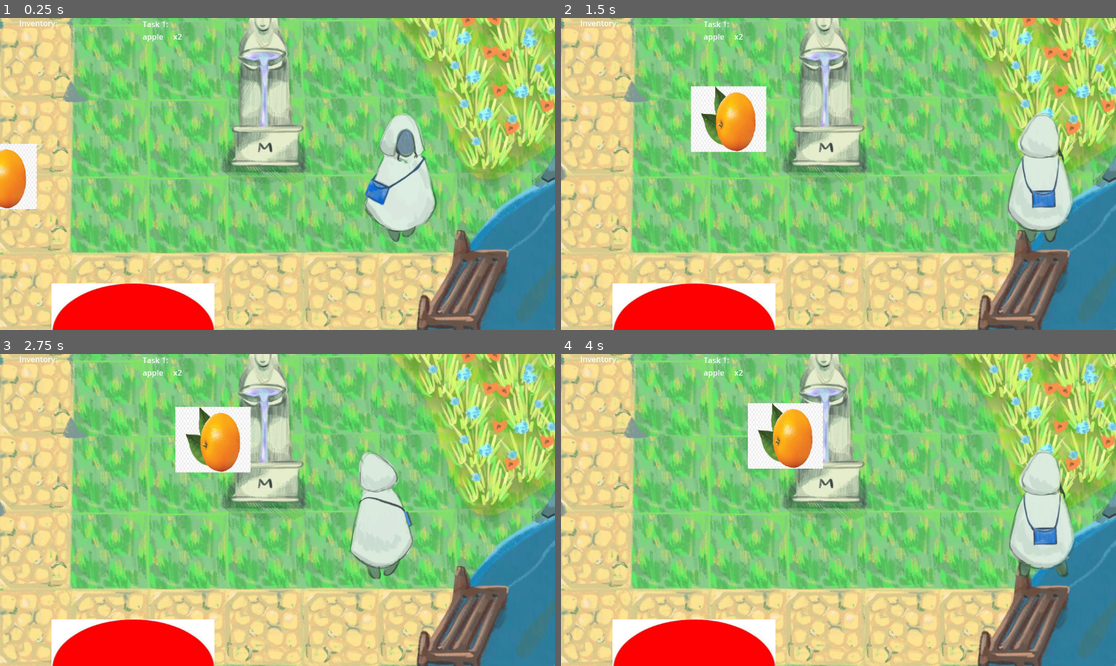
Above: before the commit, frames 1-4 (two rows, left to right).
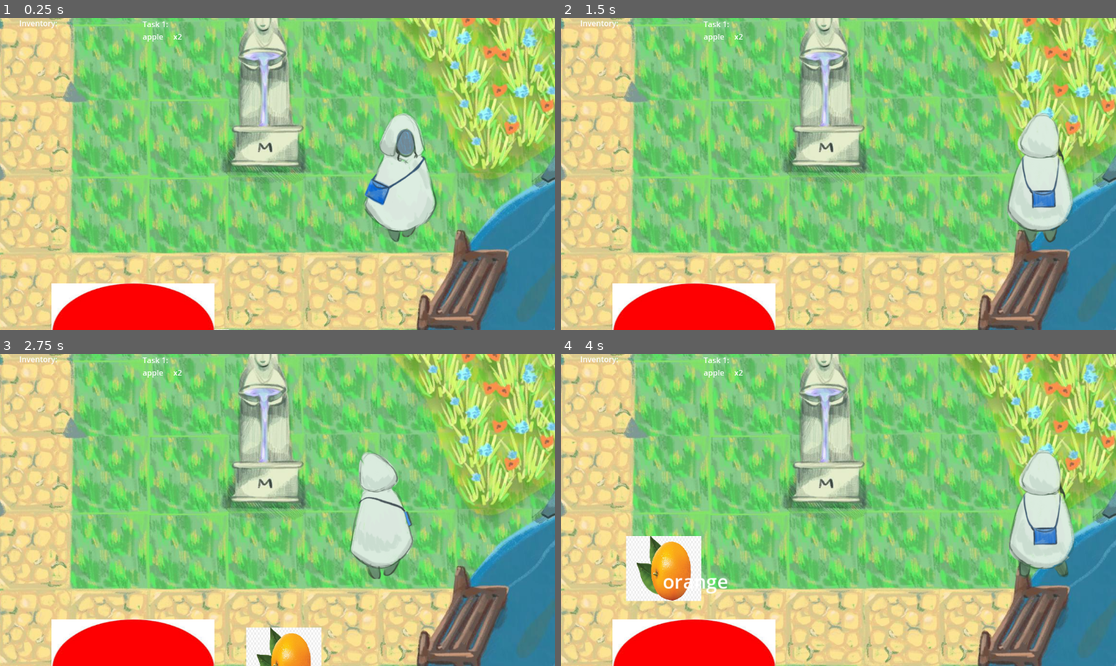
Above: after the commit, the same moments.

Repository: SakthivelanPandy/CamJam2025
Game: Godot game, scene res://scenes/game.tscn
Same seed, same stepped clock (60 frames per second), same inputs: the game is played once before the commit and once after it.
Inputs:
- Up to frame 1 (0.25 s): no input
- Up to frame 2 (1.5 s): tap Enter (ui_accept) at 0.5, 0.77 s; hold Right (ui_right) from 0.53 s (still down)
- Up to frame 3 (2.75 s): tap Enter (ui_accept) at 1.52 s; release Right (ui_right) at 2.03 s; hold Left (ui_left) from 2.03 s (still down)
- Up to frame 4 (4 s): release Left (ui_left) at 2.78 s; hold Right (ui_right) from 2.78 s (still down); tap Enter (ui_accept) at 3.02, 3.77 s

The runs differ from the first frame. In frame 1, 1.4% of the frame differs, in the area x 0-42%, y 40-100%; in frame 2, 2.9%; in frame 3, 4.6%; in frame 4, 5.8%, in the area x 11-48%, y 15-80%.

Commit message:
next cutscene

Diff:
--- /dev/null
+++ b/scenes/Enemy.tscn
@@ -0,0 +1,22 @@
+[gd_scene load_steps=4 format=3 uid="uid://ddr8pjaspmf28"]
+
+[ext_resource type="Script" path="res://scripts/enemy.gd" id="1_boko3"]
+[ext_resource type="Texture2D" uid="uid://ideanitudqov" path="res://assets/enemy.jpeg" id="2_xwpiu"]
+
+[sub_resource type="CircleShape2D" id="CircleShape2D_olehu"]
+radius = 93.62
+
+[node name="Enemy" type="Area2D"]
+script = ExtResource("1_boko3")
+
+[node name="CollisionShape2D" type="CollisionShape2D" parent="."]
+shape = SubResource("CircleShape2D_olehu")
+
+[node name="Sprite2D" type="Sprite2D" parent="."]
+position = Vector2(5, -5)
+texture = ExtResource("2_xwpiu")
+
+[node name="Timer" type="Timer" parent="."]
+
+[connection signal="body_entered" from="." to="." method="_on_body_entered"]
+[connection signal="timeout" from="Timer" to="." method="_on_timer_timeout"]
--- a/scenes/Ingredients.gd
+++ b/scenes/Ingredients.gd
@@ -6,7 +6,14 @@
 # name of the ingredient
 @export var ingredient_name: String = "Unknown Ingredient"
 @export var ingredient_id: String = "ingredient1"
+@export var refresh_time: float = 30.0
+
 var already_collected = false
+var initial_position : Vector2
+var initial_scale : Vector2
+
+@onready var timer = $Timer
+@onready var sprite = $Sprite2D
 
 var target_position: Vector2
 @onready var tween_animation = $Tween
@@ -19,6 +26,9 @@
 
 
 func _on_body_encounter(body):
+	initial_position = sprite.position
+	initial_scale = sprite.scale
+	timer.wait_time = refresh_time
 	if body.is_in_group("player") and not already_collected:
 		already_collected = true
 		collected.emit(ingredient_name)  # Notify game manager
@@ -27,11 +37,18 @@
 		if audioPlayer and audioPlayer.stream:
 			audioPlayer.play()
 
-		target_position = body.position
+		var target_position = Vector2(-10000,-10000)
 		tween_animation.animate_ingredient(self,target_position,1)
+		await get_tree().create_timer(1).timeout
+		timer.start()
 
-		Global.collected_ingredients.append(ingredient_id)
+		#Global.collected_ingredients.append(ingredient_id)
 
+
+func _on_timer_timeout():
+	sprite.position = initial_position
+	sprite.scale = initial_scale
+	already_collected = false
 
 # Called every frame. 'delta' is the elapsed time since the previous frame.
 func _process(delta: float) -> void:
--- a/scenes/Ingredients.tscn
+++ b/scenes/Ingredients.tscn
@@ -1,10 +1,14 @@
-[gd_scene load_steps=5 format=3 uid="uid://c5wf2v7uasar5"]
+[gd_scene load_steps=7 format=3 uid="uid://c5wf2v7uasar5"]
 
 [ext_resource type="Script" path="res://scenes/Ingredients.gd" id="1_m4xaw"]
 [ext_resource type="Script" path="res://scripts/ingredients_tween.gd" id="2_xern3"]
 [ext_resource type="AudioStream" uid="uid://d2ypj782v3r41" path="res://assets/Music/collected.mp3" id="3_hqtlu"]
+[ext_resource type="Script" path="res://scripts/label.gd" id="4_i7chs"]
 
 [sub_resource type="CircleShape2D" id="CircleShape2D_k20o2"]
+
+[sub_resource type="LabelSettings" id="LabelSettings_ivxir"]
+font_size = 40
 
 [node name="Ingredients" type="Area2D"]
 script = ExtResource("1_m4xaw")
@@ -20,3 +24,15 @@
 [node name="Music" type="AudioStreamPlayer2D" parent="."]
 stream = ExtResource("3_hqtlu")
 bus = &"SFX"
+
+[node name="Timer" type="Timer" parent="."]
+one_shot = true
+
+[node name="Label" type="Label" parent="."]
+offset_right = 40.0
+offset_bottom = 23.0
+label_settings = SubResource("LabelSettings_ivxir")
+script = ExtResource("4_i7chs")
+
+[connection signal="timeout" from="Timer" to="." method="_on_timer_timeout"]
+[connection signal="timeout" from="Timer" to="Label" method="_on_timer_timeout"]
--- /dev/null
+++ b/scenes/cs_2.tscn
@@ -0,0 +1,21 @@
+[gd_scene load_steps=3 format=3 uid="uid://c53bdlrcbg7pe"]
+
+[ext_resource type="VideoStream" path="res://assets/birdsong.ogv" id="1_aga8r"]
+[ext_resource type="Script" path="res://scripts/video_stream_player.gd" id="2_3qcih"]
+
+[node name="CS2" type="Node2D"]
+
+[node name="VideoStreamPlayer" type="VideoStreamPlayer" parent="."]
+offset_left = -992.0
+offset_top = -504.0
+offset_right = 928.0
+offset_bottom = 584.0
+stream = ExtResource("1_aga8r")
+autoplay = true
+script = ExtResource("2_3qcih")
+
+[node name="Camera2D" type="Camera2D" parent="VideoStreamPlayer"]
+position = Vector2(992, 528)
+zoom = Vector2(0.8, 0.6)
+
+[connection signal="finished" from="VideoStreamPlayer" to="VideoStreamPlayer" method="_on_finished"]
--- /dev/null
+++ b/scenes/cs_3.tscn
@@ -0,0 +1,21 @@
+[gd_scene load_steps=3 format=3 uid="uid://cy370j1dx077d"]
+
+[ext_resource type="VideoStream" path="res://assets/basil.ogv" id="1_tkt0j"]
+[ext_resource type="Script" path="res://scripts/video_stream_player.gd" id="2_edi1x"]
+
+[node name="CS3" type="Node2D"]
+
+[node name="VideoStreamPlayer" type="VideoStreamPlayer" parent="."]
+offset_left = -992.0
+offset_top = -504.0
+offset_right = 928.0
+offset_bottom = 584.0
+stream = ExtResource("1_tkt0j")
+autoplay = true
+script = ExtResource("2_edi1x")
+
+[node name="Camera2D" type="Camera2D" parent="VideoStreamPlayer"]
+position = Vector2(992, 528)
+zoom = Vector2(0.8, 0.6)
+
+[connection signal="finished" from="VideoStreamPlayer" to="VideoStreamPlayer" method="_on_finished"]
--- a/scenes/game.tscn
+++ b/scenes/game.tscn
@@ -8,6 +8,7 @@
 [ext_resource type="PackedScene" uid="uid://7pxcubd0ipw1" path="res://scenes/inventory_label.tscn" id="4_0l600"]
 [ext_resource type="PackedScene" uid="uid://cooyd5aavaxev" path="res://scenes/merchant.tscn" id="4_dgnbm"]
 [ext_resource type="PackedScene" uid="uid://ny55m23gad8h" path="res://scenes/house.tscn" id="5_5q3dm"]
+[ext_resource type="PackedScene" uid="uid://ddr8pjaspmf28" path="res://scenes/Enemy.tscn" id="5_u54jj"]
 [ext_resource type="PackedScene" uid="uid://ddlqdeajc6poe" path="res://scenes/task_label.tscn" id="6_5m5co"]
 [ext_resource type="AudioStream" uid="uid://vjeq305x7s2f" path="res://assets/Music/background.mp3" id="8_sxxbm"]
 
@@ -24,6 +25,9 @@
 
 [sub_resource type="RectangleShape2D" id="RectangleShape2D_smdp8"]
 size = Vector2(1663.5, 177)
+
+[sub_resource type="LabelSettings" id="LabelSettings_lbbu4"]
+font_size = 72
 
 [node name="Game" type="Node2D"]
 position = Vector2(18, 0)
@@ -96,20 +100,30 @@
 [node name="Apple" parent="." instance=ExtResource("3_evuhy")]
 position = Vector2(-607, -230)
 scale = Vector2(0.2, 0.2)
+refresh_time = 5.0
 
 [node name="Apple2" parent="." instance=ExtResource("3_evuhy")]
 position = Vector2(292, -460)
 scale = Vector2(0.3, 0.3)
 ingredient_id = "apple2"
+refresh_time = 5.0
 
 [node name="Orange" parent="." instance=ExtResource("3_wkiu2")]
 position = Vector2(-569, 193)
+move_area = Rect2(-800, -700, 1300, 1300)
+move_speed = 0.2
+ingredient_name = "orange"
+ingredient_id = "orange1"
+refresh_time = 2.0
 metadata/ingredient_name = "orange"
 
 [node name="merchant" parent="." instance=ExtResource("4_dgnbm")]
 position = Vector2(-194, 487)
 scale = Vector2(5, 3.055)
-script = null
+
+[node name="Enemy" parent="." instance=ExtResource("5_u54jj")]
+visible = false
+position = Vector2(-556, 421)
 
 [node name="Player" parent="." instance=ExtResource("1_m6tli")]
 position = Vector2(367, 164)
@@ -143,6 +157,27 @@
 offset_right = 115.0
 offset_bottom = 22.0
 
+[node name="DeathScreen" type="ColorRect" parent="CanvasLayer"]
+visible = false
+anchors_preset = 15
+anchor_right = 1.0
+anchor_bottom = 1.0
+grow_horizontal = 2
+grow_vertical = 2
+color = Color(0, 0, 0, 1)
+
+[node name="Label" type="Label" parent="CanvasLayer/DeathScreen"]
+layout_mode = 1
+anchors_preset = 15
+anchor_right = 1.0
+anchor_bottom = 1.0
+grow_horizontal = 2
+grow_vertical = 2
+text = "You Died"
+label_settings = SubResource("LabelSettings_lbbu4")
+horizontal_alignment = 1
+vertical_alignment = 1
+
 [node name="Music" type="AudioStreamPlayer2D" parent="."]
 position = Vector2(465, -433)
 stream = ExtResource("8_sxxbm")
--- a/scenes/merchant.tscn
+++ b/scenes/merchant.tscn
@@ -19,7 +19,7 @@
 }]
 
 [sub_resource type="RectangleShape2D" id="RectangleShape2D_2kw36"]
-size = Vector2(162.751, 147.703)
+size = Vector2(68.7467, 69.1959)
 
 [node name="merchant" type="Node2D"]
 position = Vector2(1029, -36)
@@ -35,7 +35,7 @@
 script = ExtResource("1_nu47j")
 
 [node name="CollisionShape2D" type="CollisionShape2D" parent="Area2D"]
-position = Vector2(6.49553, 12.7802)
+position = Vector2(-0.139389, -0.639013)
 scale = Vector2(1, 1)
 shape = SubResource("RectangleShape2D_2kw36")
 
--- a/scripts/control.gd
+++ b/scripts/control.gd
@@ -15,6 +15,7 @@
 	if Global.check_ingredients_ready():
 		text = "You have everything you need!"
 		action_button.modulate = Color(1, 0, 0)
+		print(Global.to_collect)
 	else:
 		action_button.modulate = Color(0.5, 0.5, 0.5)
 	$"../Info".text = text
@@ -24,7 +25,9 @@
 	update_ingredient_ui()
 
 
+
 func _on_button_pressed() -> void:
+	print("Button pressed")
 	if Global.check_ingredients_ready():
 		print("Creating Perfume...")
 		Global.next_task()
--- /dev/null
+++ b/scripts/enemy.gd
@@ -0,0 +1,28 @@
+extends Node2D
+@onready var timer = $Timer
+@onready var death_screen = $"../CanvasLayer/DeathScreen"
+
+# Called when the node enters the scene tree for the first time.
+func _ready() -> void:
+	timer.timeout.connect(_on_timer_timeout)
+
+# let the player die
+func _on_body_entered(body):
+	if body.is_in_group('player') :
+		print("You die")
+		Engine.time_scale=0.5
+		death_screen.visible = true
+		Global.inventory = {}
+		timer.start()
+
+func _on_timer_timeout():
+	Engine.time_scale=1.0
+
+	death_screen.visible = false
+	for ingredient in get_tree().get_nodes_in_group("ingredients"):
+		ingredient._on_timer_timeout()
+	get_tree().reload_current_scene()
+
+# Called every frame. 'delta' is the elapsed time since the previous frame.
+func _process(delta: float) -> void:
+	pass
--- a/scripts/global.gd
+++ b/scripts/global.gd
@@ -27,8 +27,10 @@
 
 
 func cutscene(num):
-	get_tree().change_scene_to_file("res://scenes/cs_" + str(current_task - 1) + ".tscn")
-	pass
+	print("playing cutscene")
+	print("res://scenes/cs_" + str(current_task + 1) + ".tscn")
+	get_tree().change_scene_to_file("res://scenes/cs_" + str(current_task + 1) + ".tscn")
+	print("played cutscene")
 
 func remove_used_items():
 	for ingredient in to_collect:
@@ -48,14 +50,16 @@
 
 var tasks = [
 		["apple","apple"],
-		["apple","apple","apple"]
+		["apple","apple","apple"],
+		["basil"]
+
 	]
 
 func _ready() -> void:
 	assign_task()
 
 
-var all_ingredient = ["Apple", "Banana", "Orange"]
+var all_ingredient = ["apple", "banana", "orange"]
 
 var l = all_ingredient.size()
 const NUM_DEALS = 3
--- a/scripts/ingredients_tween.gd
+++ b/scripts/ingredients_tween.gd
@@ -2,23 +2,15 @@
 
 
 func animate_ingredient(target_node: Node2D, target_position: Vector2, animation_duration: float):
-	print("animation")
 	var tween = create_tween()
 	var sprite = target_node.get_node("Sprite2D")
 
 	tween.parallel().tween_property(sprite, "scale", Vector2(0, 0), animation_duration)
 	# Animate position
-	tween.parallel().tween_property(sprite, "position", target_position*(-1), animation_duration)
-
-	# Animate scale (shrink to zero)
-
+	tween.parallel().tween_property(sprite, "position", target_position, animation_duration)
 
 	# Animate rotation (rotate 180 degrees)
-	tween.parallel().tween_property(target_node, "rotation", deg_to_rad(180), animation_duration)
-
-	# Optional: wait for the animation duration to finish and then remove the object
-	await get_tree().create_timer(animation_duration).timeout
-	target_node.queue_free()
+	tween.parallel().tween_property(sprite, "rotation", deg_to_rad(720), animation_duration)
 
 func random_move(target_node: Node2D, target_position: Vector2, speed:float):
 	var tween = create_tween()
--- /dev/null
+++ b/scripts/label.gd
@@ -0,0 +1,15 @@
+extends Label
+
+@onready var timer = $"../Timer"
+# Called when the node enters the scene tree for the first time.
+func _ready() -> void:
+	text = $"..".ingredient_name
+
+# Called every frame. 'delta' is the elapsed time since the previous frame.
+func _process(delta: float) -> void:
+	if timer.time_left > 0:
+		var new_text = "Will be refreshed in " + str(ceil(timer.time_left)) + "s"
+		$".".text = new_text
+
+func _on_timer_timeout() -> void:
+	text = $"..".ingredient_name
--- a/scripts/moveable_ingredients.gd
+++ b/scripts/moveable_ingredients.gd
@@ -22,6 +22,13 @@
 	)
 	tween_animation.random_move(self, target_pos, move_speed)
 
+func _on_timer_timeout():
+	print('time out')
+	sprite.position = initial_position
+	sprite.scale = initial_scale
+	already_collected = false
+	random_move()
+
 func _process(delta: float) -> void:
 	#move_to_random_position()
 	pass
Binary file added: assets/enemy.jpeg
Not shown, added: assets/enemy.jpeg.import
Not shown: 1 places in scenes/game.tscn that only renumber resources
Not shown, added: assets/basil.ogv
Not shown, added: assets/birdsong.ogv
